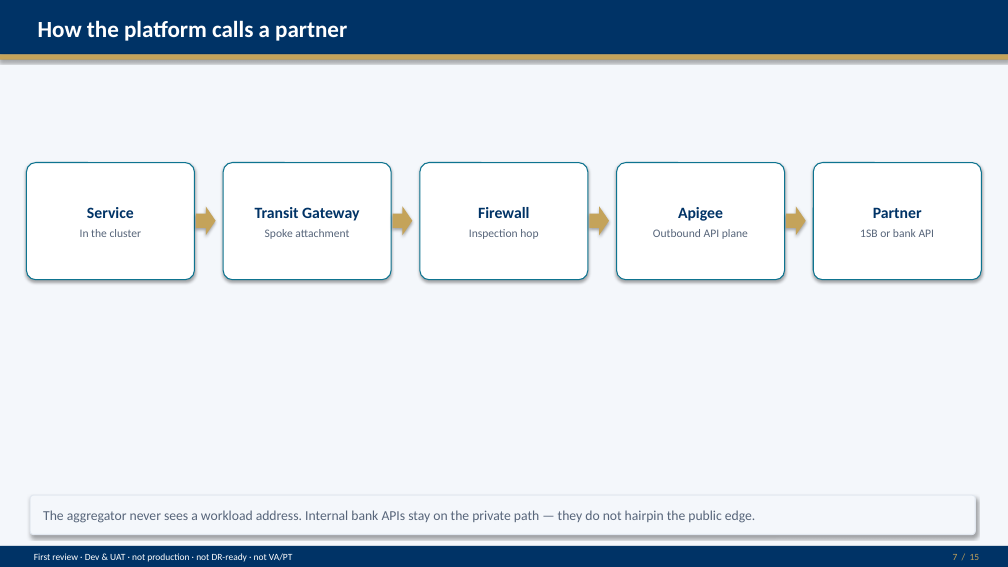
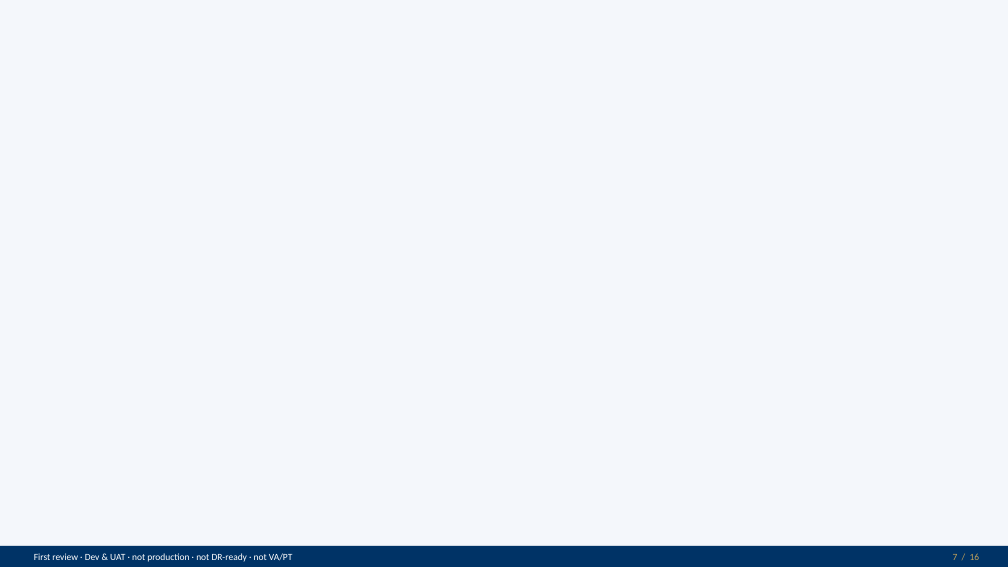
Before and after one commit to Mahesh38/bank-insurance-platform, a slide deck: slide 7 of docs/architecture/arb-prerequisites/exports/AU-NIP-R0-ARB-First-Review-DEV-UAT-2026-09-14.pptx. Drawn at 1008x567 pixels with LibreOffice and Linux fonts; fonts in the diff are those of the drawing; background and template pictures are left out; a plain dark background stands for a picture behind light text. Boxes give left, top, right and bottom in pixels: in the first picture for what was removed or moved away, otherwise in the second. Text is boxed around its words. In the diff, an @@ line names an element or a change of style, - is before the commit and + after.

```diff
--- a/docs/architecture/arb-prerequisites/exports/AU-NIP-R0-ARB-First-Review-DEV-UAT-2026-09-14.pptx
+++ b/docs/architecture/arb-prerequisites/exports/AU-NIP-R0-ARB-First-Review-DEV-UAT-2026-09-14.pptx
@@ background #FFFFFF to picture (left out) @@
@@ rectangle removed at (0,0,1008,54) @@
@@ text removed at (38,20,347,41) @@
-How the platform calls a partner
@@ rectangle removed at (0,54,1008,60) @@
@@ rounded rectangle removed at (26,163,194,280) @@
-Service
-In the cluster
@@ rounded rectangle removed at (223,163,391,280) @@
-Transit Gateway
-Spoke attachment
@@ rounded rectangle removed at (420,163,588,280) @@
-Firewall
-Inspection hop
@@ rounded rectangle removed at (617,163,785,280) @@
-Apigee
-Outbound API plane
@@ rounded rectangle removed at (814,163,982,280) @@
-Partner
-1SB or bank API
@@ right arrow removed at (196,206,216,235) @@
@@ right arrow removed at (392,206,412,235) @@
@@ right arrow removed at (590,206,609,235) @@
@@ right arrow removed at (786,206,806,235) @@
@@ rounded rectangle removed at (30,495,975,535) @@
-The aggregator never sees a workload address. Internal bank APIs stay on the private path — they do not hairpin the public edge.
```
Also in this commit, not shown: 12 other slides changed, 3 slides added, 2 slides removed, 10 other files.
